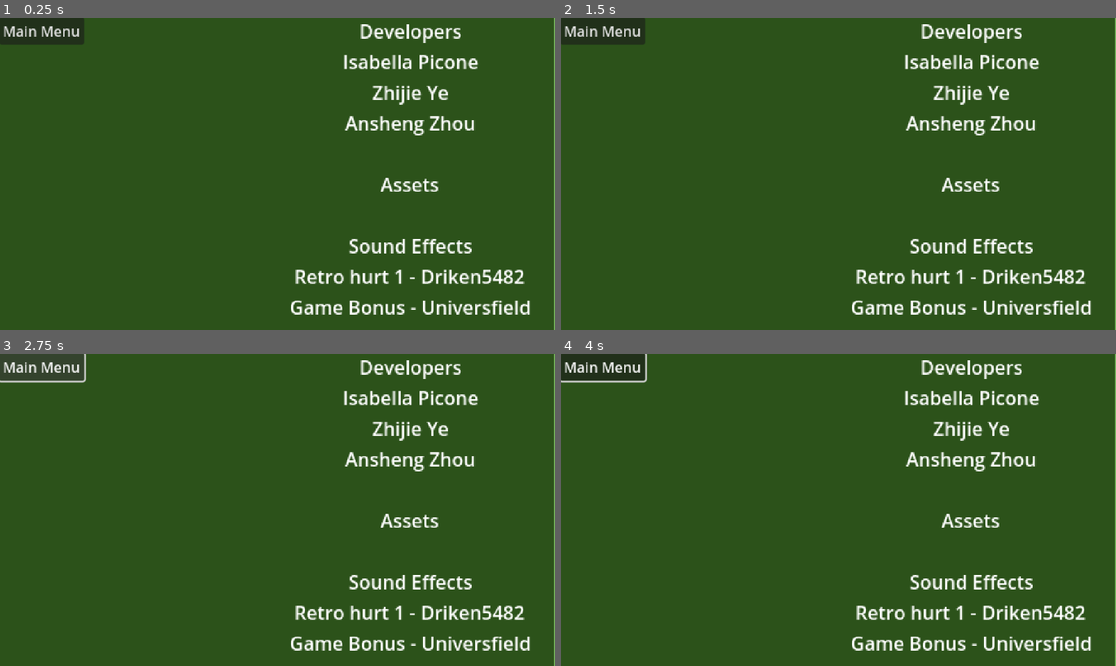
Above: before the commit, frames 1-4 (two rows, left to right).
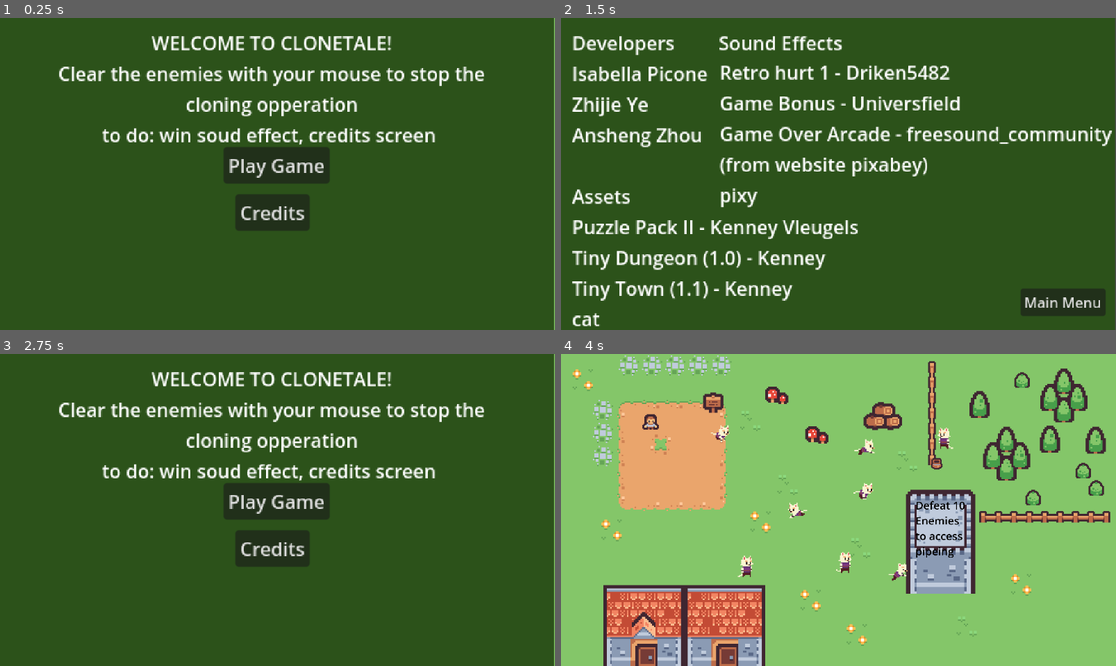
Above: after the commit, the same moments.

Repository: Isabella-GOA/Clonetale
Game: Godot game, scene res://main.tscn
The game is run twice, just before and just after one commit, with the same random seed, the same clock (stepped at 60 frames per second) and the same inputs. Sound files missing from this copy of the repository are replaced by a short silence.
Inputs (mouse positions are in pixels of both pictures, inside the frame that each line leads up to):
- Up to frame 1 (0.25 s): no input
- Up to frame 2 (1.5 s): click (832, 211) at 0.5 s, where only the run after the commit has a clickable "Credits"; click (916, 242) at 1.27 s
- Up to frame 3 (2.75 s): click "Main Menu" at 2 s
- Up to frame 4 (4 s): click (838, 500) at 2.75 s, where only the run after the commit has a clickable "Play Game"; move the mouse to (899, 591) at 3.52 s; hold D (move_right) from 3.53 s (still down); click (899, 591) at 3.67 s

The runs differ from the first frame. In frame 1, 14% of the frame differs, in the area x 0-96%, y 0-96%; in frame 2, 17%; in frame 3, 14%; in frame 4, 100%, in the area x 0-100%, y 0-100%.

Commit message:
The most current version of the game, all that is left is 2 credits

Diff:
--- a/Clonetale_/EnemyManager.tscn
+++ b/Clonetale_/EnemyManager.tscn
@@ -8,3 +8,6 @@
 
 [node name="AudioStreamPlayer2D" type="AudioStreamPlayer2D" parent="."]
 stream = ExtResource("2_d7g64")
+volume_db = -5.0
+
+[connection signal="finished" from="AudioStreamPlayer2D" to="." method="_on_audio_stream_player_2d_finished"]
--- a/Clonetale_/detection_3.gd
+++ b/Clonetale_/detection_3.gd
@@ -1,8 +1 @@
 extends Area2D
-
-signal death
-func _on_body_entered(body: Node2D) -> void:
-	#print(body.name)
-	if body.name == 'Player':
-		print('work')
-		emit_signal('death')
--- a/Clonetale_/enemy_manager.gd
+++ b/Clonetale_/enemy_manager.gd
@@ -12,14 +12,14 @@
 	_start_cloning()
 
 func _start_cloning():
-	await get_tree().create_timer(.75).timeout
+	await get_tree().create_timer(.55).timeout
 	if enemies.size() < MAX_ENEMIES:
 		_spawn_enemy()
 	_start_cloning()
 
 func _spawn_enemy():
 	var new_enemy = preload("res://enemyai.tscn").instantiate()
-	new_enemy.global_position = Vector2(rng.randi_range(100, 500), rng.randi_range(100, 500))
+	new_enemy.global_position = Vector2(rng.randi_range(-1000, 1000), rng.randi_range(-500, 500))
 	enemies.append(new_enemy)
 	add_child(new_enemy)
 
--- a/Clonetale_/enemyai.gd
+++ b/Clonetale_/enemyai.gd
@@ -18,11 +18,6 @@
 	_choose_new_behavior()
 
 func _physics_process(delta):
-	'if player_chase:
-		is_walking = false
-		direction += (player.position - position)/SPEED
-		velocity = direction * SPEED
-		move_and_slide()'
 	if is_walking:
 		velocity = direction * SPEED
 		move_and_slide()
@@ -69,22 +64,12 @@
 		enemy_manager.remove_enemy(self)
 	queue_free()
 
-'var player_chase = false
-var player = null
-
-func _on_detection_body_entered(body: Node2D) -> void:
-	player = body
-	player_chase = true
-
-
-func _on_detection_body_exited(body: Node2D) -> void:
-	is_walking = true
-	player_chase = false'
-
-func _on_detection_3_death() -> void:
-	print('recived')
-	$ColorRect/death.show()
-	$AudioStreamPlayer2D.play()
-
 func _on_respawn_pressed() -> void:
 		get_tree().reload_current_scene()
+
+func _on_detection_3_body_entered(body: Node2D) -> void:
+	if body.name == 'Player':
+		print('recived')
+		$death.show()
+		$respawn.show()
+		$AudioStreamPlayer2D.play()
--- a/Clonetale_/enemyai.tscn
+++ b/Clonetale_/enemyai.tscn
@@ -1,9 +1,8 @@
-[gd_scene load_steps=28 format=3 uid="uid://cl3qmcsehtab4"]
+[gd_scene load_steps=27 format=3 uid="uid://cl3qmcsehtab4"]
 
 [ext_resource type="Script" path="res://enemyai.gd" id="1_3oogt"]
 [ext_resource type="Texture2D" uid="uid://8mrqatjn5vsl" path="res://1_Cat_Idle-Sheet.png" id="2_bga2p"]
 [ext_resource type="Texture2D" uid="uid://dgxqsebnvkh7t" path="res://2_Cat_Run-Sheet.png" id="3_1yv7g"]
-[ext_resource type="Script" path="res://detection_3.gd" id="4_q200k"]
 [ext_resource type="AudioStream" uid="uid://b3c31vka4rmti" path="res://game-over-arcade-6435.mp3" id="5_it0ym"]
 
 [sub_resource type="CapsuleShape2D" id="CapsuleShape2D_ca7bh"]
@@ -153,8 +152,6 @@
 radius = 100.0
 
 [sub_resource type="CapsuleShape2D" id="CapsuleShape2D_1d5rs"]
-radius = 15.0
-height = 40.0
 
 [node name="Enemy2" type="CharacterBody2D"]
 position = Vector2(382, 165)
@@ -183,43 +180,10 @@
 [node name="Detection3" type="Area2D" parent="."]
 collision_layer = 4
 collision_mask = 4
-script = ExtResource("4_q200k")
 
 [node name="CollisionShape2D" type="CollisionShape2D" parent="Detection3"]
 position = Vector2(-0.142822, 0.571442)
 shape = SubResource("CapsuleShape2D_1d5rs")
-
-[node name="ColorRect" type="ColorRect" parent="."]
-offset_left = -2.71429
-offset_top = -2.85714
-offset_right = 3.28571
-offset_bottom = 4.14286
-color = Color(1, 1, 1, 0)
-
-[node name="death" type="Label" parent="ColorRect"]
-visible = false
-layout_mode = 1
-anchors_preset = 8
-anchor_left = 0.5
-anchor_top = 0.5
-anchor_right = 0.5
-anchor_bottom = 0.5
-offset_left = -241.0
-offset_top = -126.0
-offset_right = 1099.0
-offset_bottom = 181.0
-grow_horizontal = 2
-grow_vertical = 2
-scale = Vector2(0.25, 0.25)
-theme_override_font_sizes/font_size = 128
-text = "You lost try again."
-
-[node name="respawn" type="Button" parent="ColorRect/death"]
-layout_mode = 0
-offset_left = -8.00001
-offset_top = 13.7143
-offset_right = 1117.0
-offset_bottom = 175.714
 
 [node name="Button" type="Button" parent="."]
 self_modulate = Color(1, 1, 1, 0)
@@ -240,13 +204,53 @@
 stream = ExtResource("5_it0ym")
 volume_db = 10.0
 
+[node name="death" type="Label" parent="."]
+visible = false
+z_index = 10
+anchors_preset = 15
+anchor_right = 1.0
+anchor_bottom = 1.0
+offset_left = -100.0
+offset_top = -50.0
+offset_right = 39.0
+offset_bottom = -27.0
+grow_horizontal = 2
+grow_vertical = 2
+text = "You lost try again."
+
+[node name="ColorRect" type="ColorRect" parent="death"]
+z_index = -1
+layout_mode = 1
+anchors_preset = 15
+anchor_right = 1.0
+anchor_bottom = 1.0
+offset_left = -1590.0
+offset_top = -930.0
+offset_right = -1682.0
+offset_bottom = -926.5
+grow_horizontal = 2
+grow_vertical = 2
+scale = Vector2(70, 70)
+color = Color(0.6, 0, 0, 0.486275)
+
+[node name="respawn" type="Button" parent="."]
+visible = false
+z_index = 15
+anchors_preset = 15
+anchor_right = 1.0
+anchor_bottom = 1.0
+offset_left = -100.0
+offset_top = -50.0
+offset_right = 40.0
+offset_bottom = -27.0
+grow_horizontal = 2
+grow_vertical = 2
+
 [connection signal="input_event" from="." to="." method="_on_input_event"]
 [connection signal="mouse_entered" from="." to="." method="_on_mouse_entered"]
 [connection signal="mouse_shape_entered" from="." to="." method="_on_mouse_shape_entered"]
 [connection signal="body_entered" from="Detection" to="." method="_on_detection_body_entered"]
 [connection signal="body_exited" from="Detection" to="." method="_on_detection_body_exited"]
-[connection signal="area_entered" from="Detection3" to="Detection3" method="_on_area_entered"]
-[connection signal="body_entered" from="Detection3" to="Detection3" method="_on_body_entered"]
-[connection signal="death" from="Detection3" to="." method="_on_detection_3_death"]
-[connection signal="pressed" from="ColorRect/death/respawn" to="." method="_on_respawn_pressed"]
+[connection signal="body_entered" from="Detection3" to="." method="_on_detection_3_body_entered"]
 [connection signal="pressed" from="Button" to="." method="_on_button_pressed"]
+[connection signal="pressed" from="respawn" to="." method="_on_respawn_pressed"]
--- a/Clonetale_/main.gd
+++ b/Clonetale_/main.gd
@@ -28,7 +28,6 @@
 func _on_area_2d_body_entered(body: Node2D) -> void:
 	$pipepuzzle.show()
 	$Player.hide()
-	$EnemyCounter.hide()
 	$EnemyManager.hide()
 
 
@@ -37,7 +36,6 @@
 
 
 func _on_button_2_pressed() -> void:
-	$EnemyCounter.hide()
 	$EnemyManager.hide()
 	$"Level 1".hide()
 	%Player.hide()
@@ -48,3 +46,24 @@
 
 	$Label2/credits.show()
 	$Label2/return.show()
+
+var play = 0
+
+func _on_pipepuzzle_win() -> void:
+	play += 1
+	if play == 1:
+		$AudioStreamPlayer2D2.play()
+
+
+
+func _on_return_pressed() -> void:
+	$EnemyManager.show()
+	$"Level 1".show()
+	%Player.show()
+	$Enemy3.show()
+	$Label2/Button.show()
+	$Label2/Button2.show()
+	$Label2/Label.show()
+
+	$Label2/credits.hide()
+	$Label2/return.hide()
--- a/Clonetale_/main.tscn
+++ b/Clonetale_/main.tscn
@@ -8,6 +8,7 @@
 [ext_resource type="PackedScene" uid="uid://cl3qmcsehtab4" path="res://enemyai.tscn" id="6_vlyqv"]
 [ext_resource type="PackedScene" uid="uid://cwc3twhn67j3k" path="res://player.tscn" id="7_tqr1t"]
 [ext_resource type="AudioStream" uid="uid://cee1bksmmpx82" path="res://Pixel Dreams.mp3" id="8_poaqg"]
+[ext_resource type="AudioStream" uid="uid://b5j1i1mr1at4i" path="res://game-bonus-144751.wav" id="9_aw3lf"]
 
 [sub_resource type="RectangleShape2D" id="RectangleShape2D_mbnt4"]
 size = Vector2(146, 214)
@@ -88,7 +89,7 @@
 
 [node name="AudioStreamPlayer2D" type="AudioStreamPlayer2D" parent="."]
 stream = ExtResource("8_poaqg")
-volume_db = -20.0
+volume_db = -10.0
 autoplay = true
 
 [node name="Label2" type="Label" parent="."]
@@ -109,7 +110,6 @@
 color = Color(0.171272, 0.322453, 0.103378, 1)
 
 [node name="Button" type="Button" parent="Label2"]
-visible = false
 layout_mode = 0
 offset_left = 19.0
 offset_top = 11.0
@@ -119,7 +119,6 @@
 text = "Play Game"
 
 [node name="Button2" type="Button" parent="Label2"]
-visible = false
 layout_mode = 0
 offset_left = 20.0
 offset_top = 15.0
@@ -129,7 +128,7 @@
 text = "Credits"
 
 [node name="Label" type="Label" parent="Label2"]
-visible = false
+layout_mode = 0
 offset_left = 5.0
 offset_top = 1.0
 offset_right = 367.0
@@ -142,34 +141,54 @@
 horizontal_alignment = 1
 
 [node name="credits" type="Label" parent="Label2"]
+visible = false
 layout_mode = 0
-offset_left = 18.0
-offset_right = 105.0
-offset_bottom = 23.0
+offset_left = 1.0
+offset_top = 1.0
+offset_right = 396.0
+offset_bottom = 310.0
 scale = Vector2(0.1, 0.1)
-text = "Developers
+text = "Developers         Sound Effects
 Isabella Picone
 Zhijie Ye
 Ansheng Zhou
 
 Assets
+Puzzle Pack II - Kenney Vleugels
+Tiny Dungeon (1.0) - Kenney
+Tiny Town (1.1) - Kenney
+cat"
 
-Sound Effects
-Retro hurt 1 - Driken5482
+[node name="Label2" type="Label" parent="Label2/credits"]
+layout_mode = 0
+offset_left = 125.0
+offset_top = 25.0
+offset_right = 462.0
+offset_bottom = 126.0
+text = "Retro hurt 1 - Driken5482
 Game Bonus - Universfield
-Game Over Arcade = freesound_community
+Game Over Arcade - freesound_community
 (from website pixabey)
+pixy
 "
-horizontal_alignment = 1
 
 [node name="return" type="Button" parent="Label2"]
+visible = false
 layout_mode = 0
-offset_right = 8.0
-offset_bottom = 8.0
+offset_left = 39.4571
+offset_top = 23.2714
+offset_right = 135.457
+offset_bottom = 54.2714
 scale = Vector2(0.075, 0.075)
 text = "Main Menu"
 
+[node name="AudioStreamPlayer2D2" type="AudioStreamPlayer2D" parent="."]
+stream = ExtResource("9_aw3lf")
+volume_db = 10.0
+
 [connection signal="increase_count" from="EnemyManager" to="." method="_on_enemy_manager_increase_count"]
+[connection signal="win" from="pipepuzzle" to="." method="_on_pipepuzzle_win"]
 [connection signal="body_entered" from="Area2D" to="." method="_on_area_2d_body_entered"]
 [connection signal="pressed" from="Label2/Button" to="." method="_on_button_pressed"]
 [connection signal="pressed" from="Label2/Button2" to="." method="_on_button_2_pressed"]
+[connection signal="pressed" from="Label2/return" to="." method="_on_return_pressed"]
--- a/Clonetale_/pipe puzzle.tscn
+++ b/Clonetale_/pipe puzzle.tscn
@@ -14,7 +14,6 @@
 [ext_resource type="Texture2D" uid="uid://cfod5mb4qfgtv" path="res://pipe2.png" id="11_ckeo1"]
 [ext_resource type="Texture2D" uid="uid://m33ha5y4511v" path="res://pipe5.png" id="12_810m7"]
 [ext_resource type="Texture2D" uid="uid://ddoattxjxuw6u" path="res://pipe9.png" id="13_2v0mc"]
-[ext_resource type="AudioStream" uid="uid://bxkjgiyrjj6qq" path="res://game-bonus-144751.mp3" id="15_q2ivd"]
 
 [sub_resource type="TileSetAtlasSource" id="TileSetAtlasSource_2tuil"]
 texture = ExtResource("1_h3762")
@@ -859,10 +858,6 @@
 offset_top = 200.0
 offset_right = 700.0
 offset_bottom = 350.0
-
-[node name="AudioStreamPlayer2D" type="AudioStreamPlayer2D" parent="."]
-stream = ExtResource("15_q2ivd")
-volume_db = 10.0
 
 [connection signal="timeout" from="Timer" to="." method="_on_timer_timeout"]
 [connection signal="pressed" from="1,2/Button12" to="." method="_on_button_12_pressed"]
--- a/Clonetale_/pipe_puzzle.gd
+++ b/Clonetale_/pipe_puzzle.gd
@@ -15,7 +15,6 @@
 var turn62 = 0
 var turn63 = 0
 var turn64 = 0
-signal gameover
 @onready var label = $win
 var win1 = false
 var win2 = false
@@ -32,11 +31,12 @@
 var win13 = false
 var win14 = false
 var win15 = false
+signal win
 
 func  _process(delta: float) -> void:
 	if win1 == true and win2 == true and win3 == true and win4 == true and win5 == true and win6 == true and win7 == true and win8 == true and win9 == true and win10 == true and win11 == true and win12 == true and win13 == true and win14 == true and win15 == true:
+		emit_signal("win")
 		$win.show()
-		$AudioStreamPlayer2D.play()
 	if turn12 == 2:
 		$"1,2".play("new_animation_1")
 		win1 = true
Not shown, removed: Clonetale_/game-bonus-144751.mp3.import
Not shown, added: Clonetale_/game-bonus-144751.wav.import
Not shown: 1 places in Clonetale_/main.tscn that only renumber resources
Not shown: 1 places in Clonetale_/pipe puzzle.tscn that only renumber resources
Not shown, removed: Clonetale_/game-bonus-144751.mp3
Not shown, added: Clonetale_/game-bonus-144751.wav
